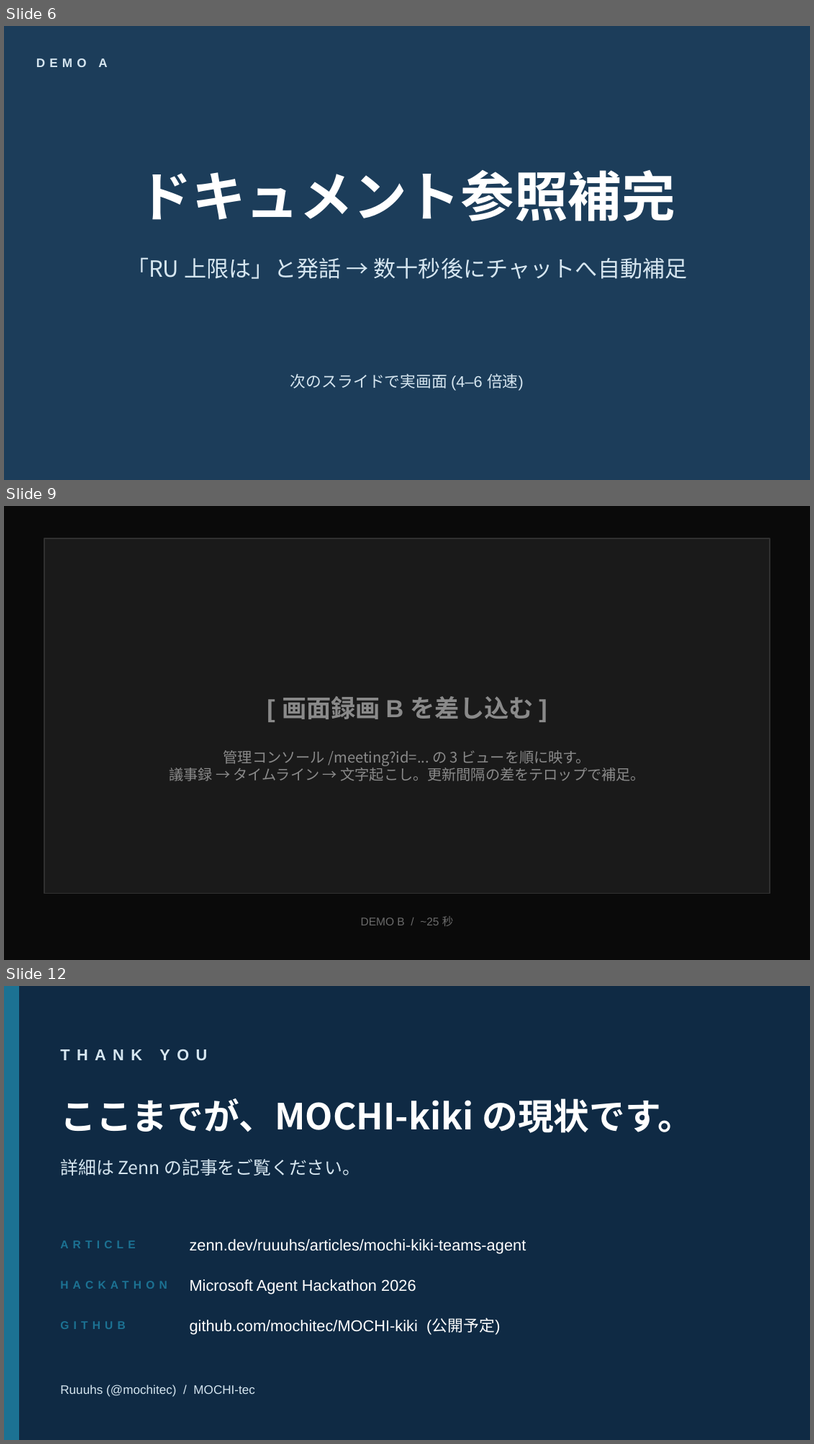
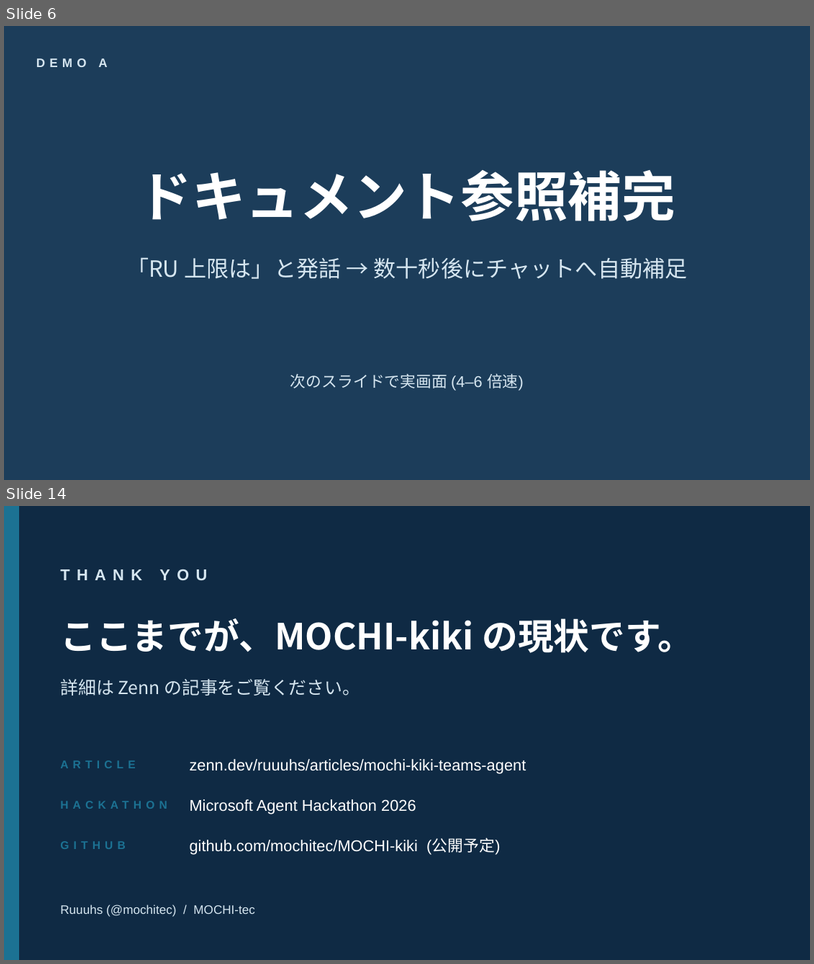
Before and after one commit to MOCHITEC/MOCHI-kiki, a slide deck: articles/mochi-kiki-teams-agent/video/mochi-kiki-demo-deck.pptx. Shown one above the other, each under a label of ours: slides 6, 9 and 12 before the commit, slides 6 and 14 after it; the slides between them are not shown. The pictures are 814x1444 and 814x964 pixels, drawn with LibreOffice and Linux fonts; fonts in the diff are those of the drawing. Boxes give left, top, right and bottom in pixels: in the first picture for what was removed or moved away, otherwise in the second. Text is boxed around its words. In the diff, an @@ line names an element or a change of style, - is before the commit and + after.

```diff
--- a/articles/mochi-kiki-teams-agent/video/mochi-kiki-demo-deck.pptx
+++ b/articles/mochi-kiki-teams-agent/video/mochi-kiki-demo-deck.pptx
@@ slide 9 removed at box(4, 506, 810, 960), background #0A0A0A @@
@@ rectangle removed at box(44, 538, 770, 893) @@
@@ text removed at box(282, 696, 534, 719) @@
-[ 画面録画 B を差し込む ]
@@ text removed at box(169, 750, 646, 781) @@
-管理コンソール /meeting?id=... の 3 ビューを順に映す。
-議事録 → タイムライン → 文字起こし。更新間隔の差をテロップで補足。
@@ text removed at box(361, 916, 454, 926) @@
-DEMO B / ~25 秒
@@ what was slide 12 is now slide 14 @@
```
Also in this commit, not shown: 7 slides changed, 4 slides added, 1 other slide removed, 7 other files.
